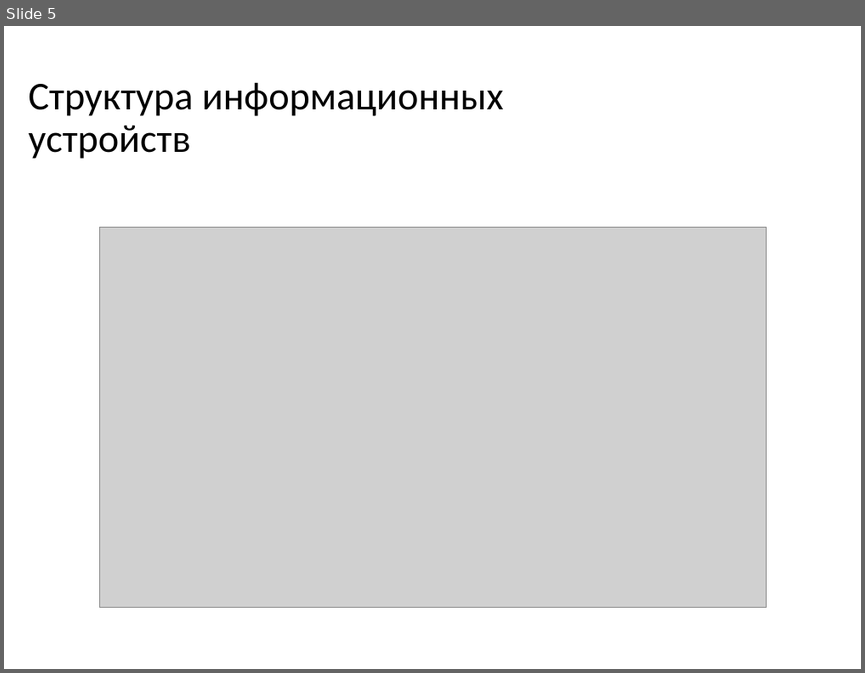
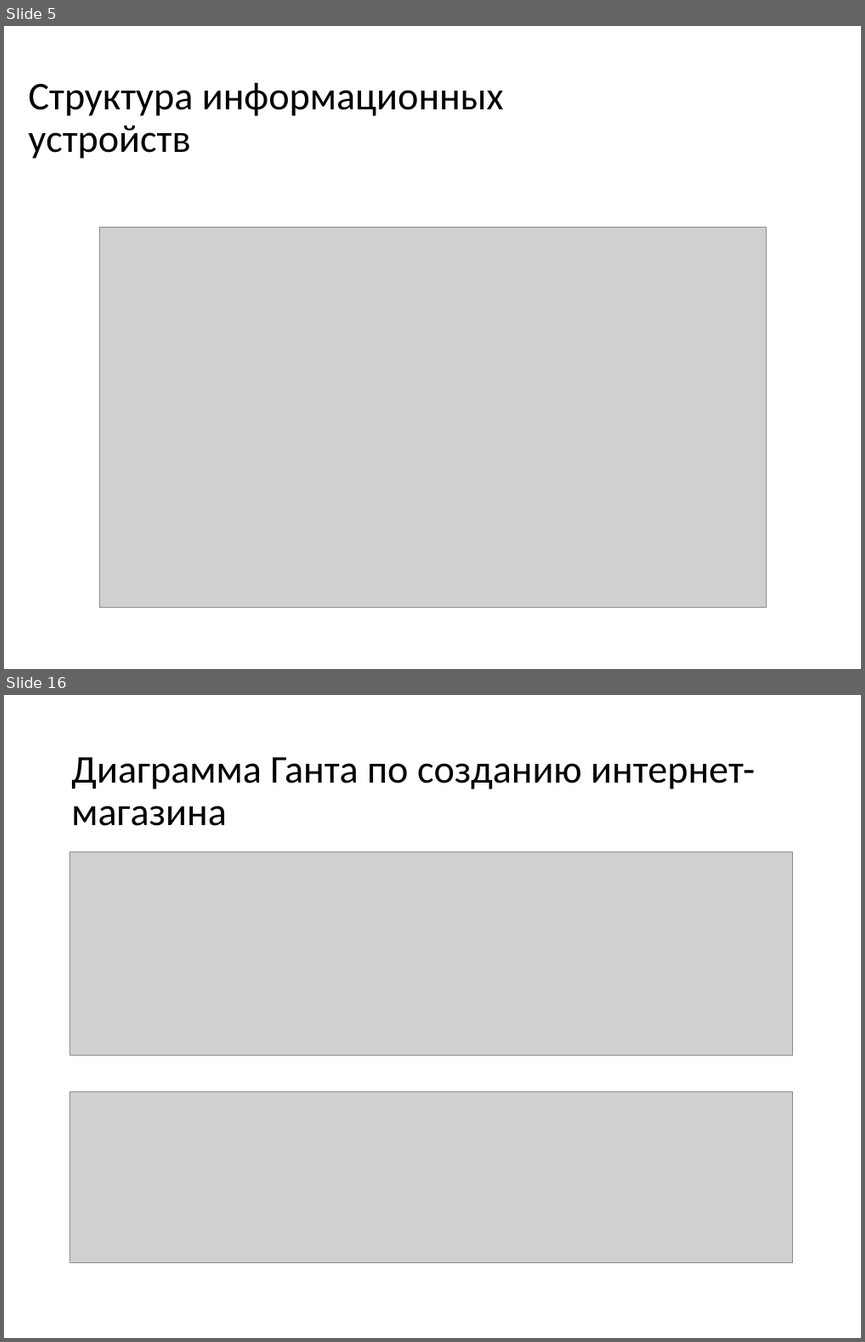
Before and after one commit to dimamatrusmat/domaxadlamena, a slide deck: Презентации/Обобщающая презентация.pptm. Shown one above the other, each under a label of ours: slide 5 before the commit, slides 5 and 16 after it; the slides between them are not shown. The pictures are 865x673 and 865x1342 pixels, drawn with LibreOffice and Linux fonts; fonts in the diff are those of the drawing; grey boxes stand for pictures. Boxes give left, top, right and bottom in pixels: in the first picture for what was removed or moved away, otherwise in the second. Text is boxed around its words. In the diff, an @@ line names an element or a change of style, - is before the commit and + after.

```diff
--- a/Презентации/Обобщающая презентация.pptm
+++ b/Презентации/Обобщающая презентация.pptm
@@ slide 16 added at [4, 695, 861, 1338], background #FFFFFF @@
@@ title added at [71, 757, 755, 826], 33 pt, text #000000 @@
+Диаграмма Ганта по созданию интернет-магазина
@@ picture added at [70, 851, 793, 1055] @@
@@ picture added at [70, 1091, 793, 1262] @@
```
Also in this commit, not shown: 4 slides changed, 13 other slides added, 20 slides removed, 2 other files.
